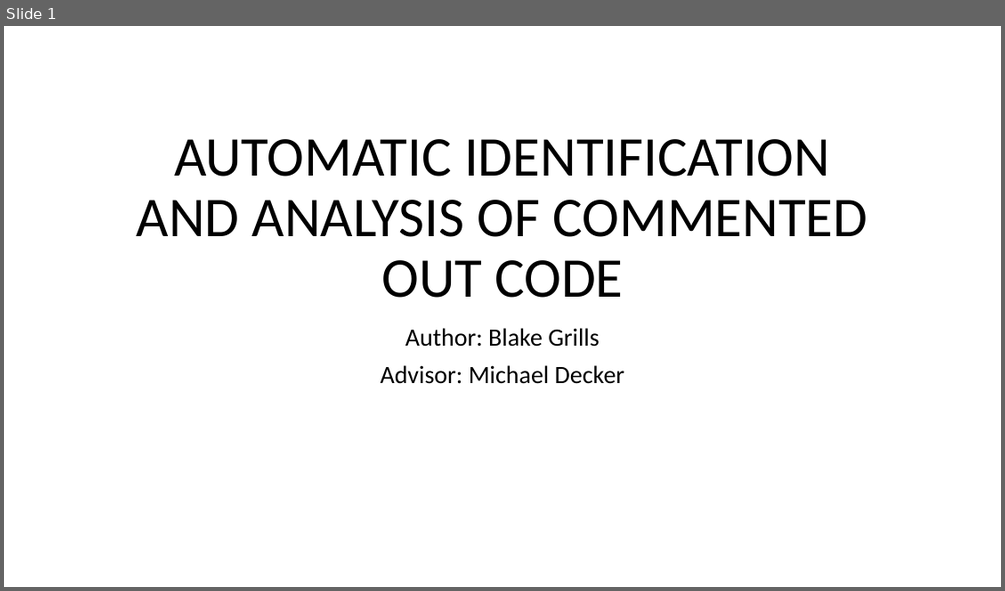
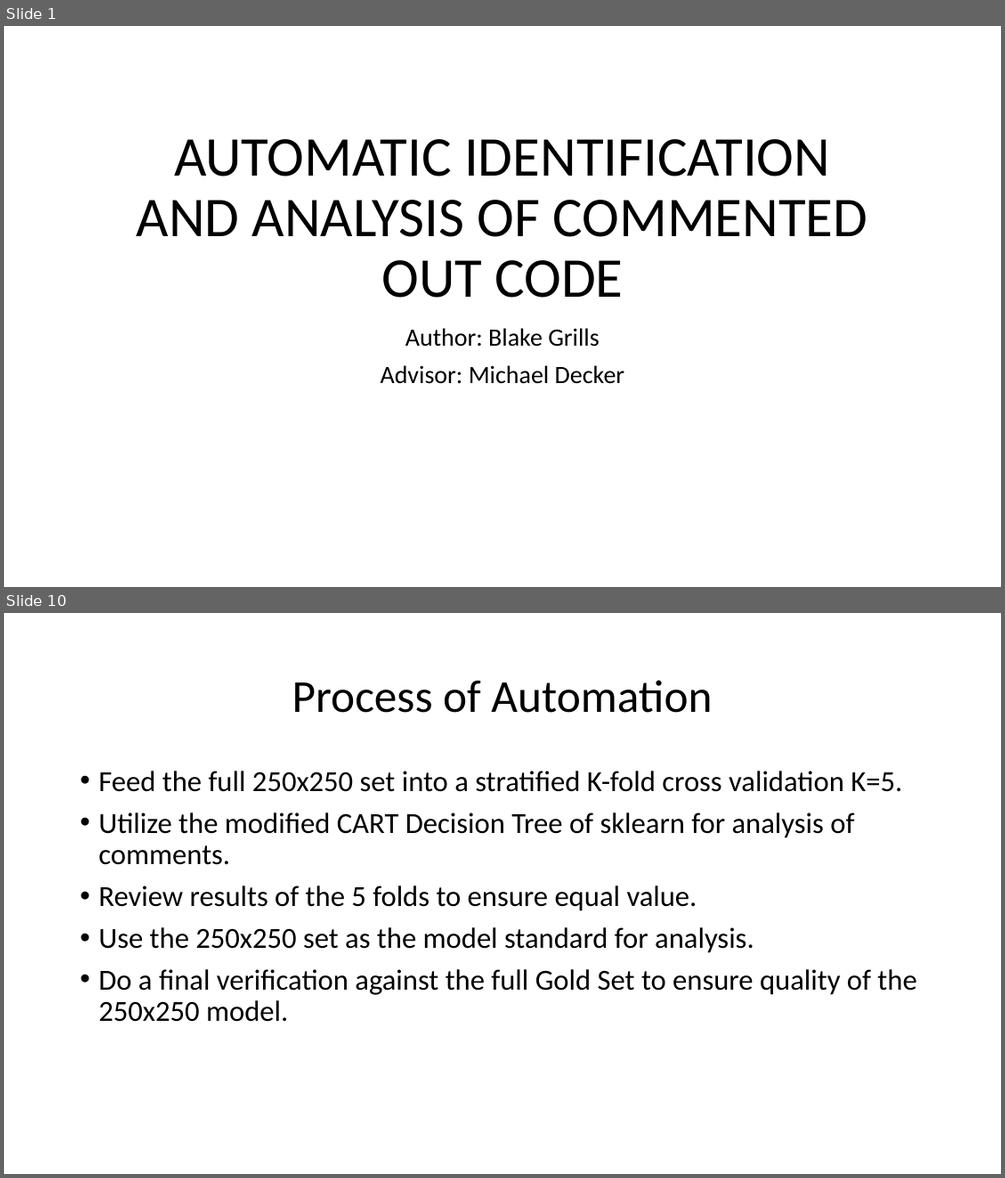
Before and after one commit to mjdecker/Commented-out-Code-Analysis, a slide deck: AUTOMATIC IDENTIFICATION AND ANALYSIS OF COMMENTED OUT CODE.pptx. Shown one above the other, each under a label of ours: slide 1 before the commit, slides 1 and 10 after it; the slides between them are not shown. The pictures are 1005x591 and 1005x1178 pixels, drawn with LibreOffice and Linux fonts; fonts in the diff are those of the drawing. Boxes give left, top, right and bottom in pixels: in the first picture for what was removed or moved away, otherwise in the second. Text is boxed around its words. In the diff, an @@ line names an element or a change of style, - is before the commit and + after.

```diff
--- a/AUTOMATIC IDENTIFICATION AND ANALYSIS OF COMMENTED OUT CODE.pptx
+++ b/AUTOMATIC IDENTIFICATION AND ANALYSIS OF COMMENTED OUT CODE.pptx
@@ slide 10 added at (4,613,1001,1174), background #FFFFFF @@
@@ title added at (292,680,712,713), 44 pt, text #000000 @@
+Process of Automation
@@ text added at (98,771,916,1022), 28 pt, text #000000 @@
+• Feed the full 250x250 set into a stratified K-fold cross validation K=5.
+• Utilize the modified CART Decision Tree of sklearn for analysis of comments.
+• Review results of the 5 folds to ensure equal value.
+• Use the 250x250 set as the model standard for analysis.
+• Do a final verification against the full Gold Set to ensure quality of the 250x250 model.
```
Also in this commit, not shown: 6 slides changed, 6 other slides added, 3 slides removed.
